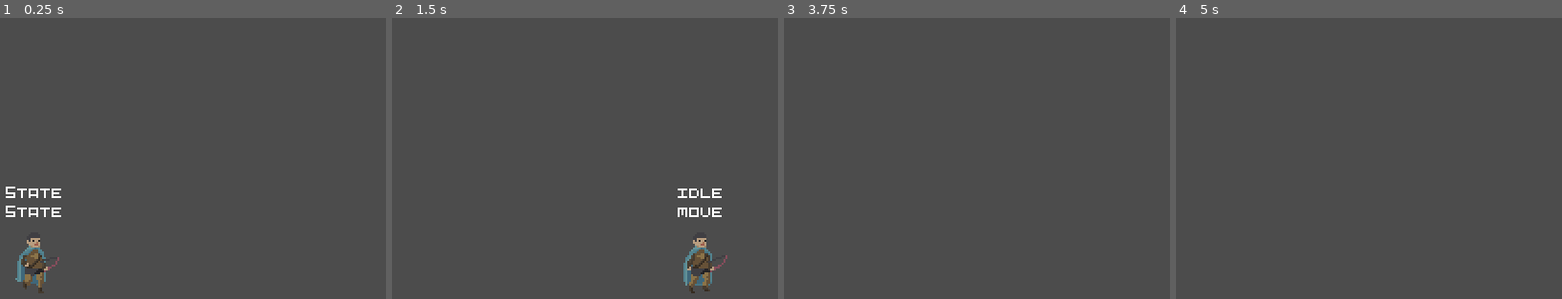
Above: before the commit, frames 1-4 (left to right).
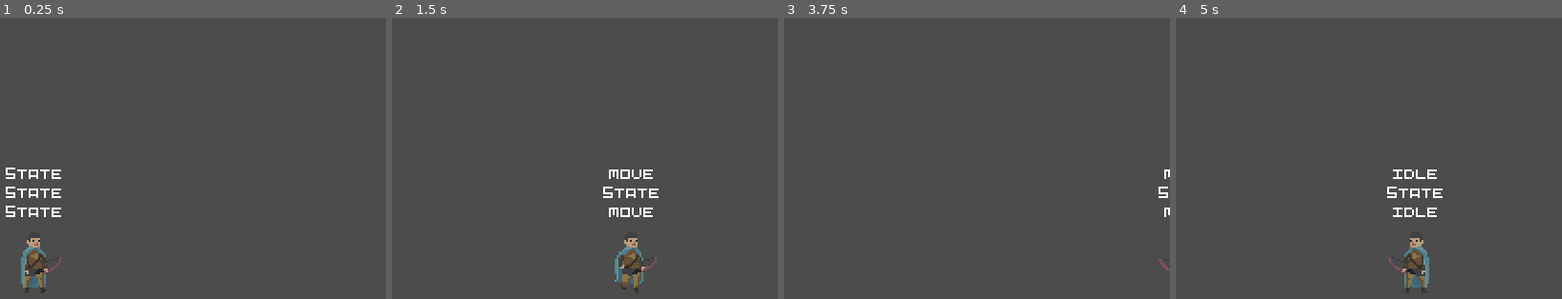
Above: after the commit, the same moments.

Repository: MTareqAzim/archer
Game: Godot game, scene res://Scenes/World/world.tscn
Same seed, same stepped clock (60 frames per second), same inputs: the game is played once before the commit and once after it.
Inputs (mouse positions are in pixels of both pictures, inside the frame that each line leads up to):
- Up to frame 1 (0.25 s): no input
- Up to frame 2 (1.5 s): tap Enter at 0.5 s; move the mouse to (565, 276) at 0.52 s; hold Right (ui_right) 0.53-1.25 s; tap J (shoot, bound only before the commit) at 0.6 s; click (565, 276) at 0.67 s; drag from (outside the picture) to (outside the picture) at 1.27 s
- Up to frame 3 (3.75 s): move the mouse to (865, 178) at 2.02 s; hold Right (ui_right) 2.03-2.75 s; tap J (shoot, bound only before the commit) at 2.1, 3.6 s; drag from (outside the picture) to (outside the picture) at 2.77 s; tap Space at 3.5 s; move the mouse to (outside the picture) at 3.52 s; hold Left (ui_left) from 3.53 s (still down)
- Up to frame 4 (5 s): release Left (ui_left) at 4.25 s; drag from (outside the picture) to (outside the picture) at 4.27 s

The runs differ from the first frame. In frame 1, 0.7% of the frame differs, in the area x 1-16%, y 53-98%; in frame 2, 3.0%, in the area x 54-87%, y 53-98%; in frame 3, 0.2%; in frame 4, 1.6%.

Commit message:
Shooting is functional.

Diff:
--- /dev/null
+++ b/Scenes/Arrow/arrow.gd
@@ -0,0 +1,18 @@
+extends KinematicBody2D
+
+export (int) var throw_velocity = 200
+export (int) var gravity = 1200
+
+var velocity = Vector2.ZERO
+
+func _ready() -> void:
+	pass
+
+func _physics_process(delta: float) -> void:
+	velocity.y += gravity * delta
+	var collision = move_and_collide(velocity * delta)
+	if collision != null:
+		queue_free()
+
+func shoot(direction: Vector2) -> void:
+	velocity = throw_velocity * direction
--- /dev/null
+++ b/Scenes/Arrow/arrow.tscn
@@ -0,0 +1,16 @@
+[gd_scene load_steps=3 format=2]
+
+[ext_resource path="res://Scenes/Arrow/arrow.gd" type="Script" id=1]
+
+[sub_resource type="RectangleShape2D" id=1]
+extents = Vector2( 10, 2 )
+
+[node name="Arrow" type="KinematicBody2D"]
+collision_layer = 0
+collision_mask = 2
+script = ExtResource( 1 )
+throw_velocity = 400
+gravity = 400
+
+[node name="CollisionShape2D" type="CollisionShape2D" parent="."]
+shape = SubResource( 1 )
--- a/Scenes/Player/States/Attack/shoot.tscn
+++ b/Scenes/Player/States/Attack/shoot.tscn
@@ -1,23 +1,43 @@
-[gd_scene load_steps=4 format=2]
+[gd_scene load_steps=7 format=2]
 
 [ext_resource path="res://Utils/State Machine/State/component_state.gd" type="Script" id=1]
-[ext_resource path="res://Utils/State Machine/State/State Components/Transitions/animation_finished_transition_state_component.gd" type="Script" id=2]
-[ext_resource path="res://Utils/State Machine/State/State Components/Node State Components/Exit/call_function_exit_state_component.gd" type="Script" id=3]
+[ext_resource path="res://Utils/State Machine/State/State Components/Node State Components/Exit/call_function_exit_state_component.gd" type="Script" id=2]
+[ext_resource path="res://Utils/State Machine/State/State Components/Node State Components/Enter/call_function_enter_state_component.gd" type="Script" id=3]
+[ext_resource path="res://Utils/Grouping Node/grouping_node.gd" type="Script" id=4]
+[ext_resource path="res://Utils/State Machine/State/State Components/Transitions/animation_finished_transition_state_component.gd" type="Script" id=5]
+[ext_resource path="res://Utils/State Machine/State/State Components/Node State Components/Update/Transitions/not_equals_transition_state_component.gd" type="Script" id=6]
 
 [node name="Shoot" type="Node"]
 script = ExtResource( 1 )
 state_name = "shoot"
 dependencies = {
+"bow": NodePath(""),
 "sprite": NodePath("")
 }
 
-[node name="Shoot Finished" type="Node" parent="."]
+[node name="Prev Animation" type="Node" parent="."]
 script = ExtResource( 2 )
+node_key = "sprite"
+FUNCTION_NAME = "play_previous_state"
+has_args = false
+
+[node name="Shoot" type="Node" parent="."]
+script = ExtResource( 3 )
+node_key = "bow"
+FUNCTION_NAME = "shoot_arrow"
+has_args = false
+
+[node name="Transition" type="Node" parent="."]
+script = ExtResource( 4 )
+
+[node name="Shoot Finished" type="Node" parent="Transition"]
+script = ExtResource( 5 )
 animation = "shoot"
 NEXT_STATE = "previous"
 
-[node name="Prev Animation" type="Node" parent="."]
-script = ExtResource( 3 )
+[node name="Not Shoot" type="Node" parent="Transition"]
+script = ExtResource( 6 )
 node_key = "sprite"
-FUNCTION_NAME = "play_previous_state"
-has_args = false
+FUNCTION_NAME = "get_animation"
+not_equals = [ "shoot" ]
+NEXT_STATE = "previous"
--- a/Scenes/Player/States/Movement/fall.tscn
+++ b/Scenes/Player/States/Movement/fall.tscn
@@ -22,7 +22,7 @@
 script = ExtResource( 2 )
 body_key = "body"
 input_handler_key = "input"
-max_speed = 300
+max_speed = 150
 
 [node name="LookDirectionStateComponent" type="Node" parent="."]
 script = ExtResource( 3 )
--- a/Scenes/Player/States/Movement/idle.tscn
+++ b/Scenes/Player/States/Movement/idle.tscn
@@ -20,7 +20,7 @@
 script = ExtResource( 2 )
 body_key = "body"
 input_handler_key = "input"
-max_speed = 200
+max_speed = 150
 
 [node name="Look Direction" type="Node" parent="."]
 script = ExtResource( 3 )
--- a/Scenes/Player/States/Movement/jump.tscn
+++ b/Scenes/Player/States/Movement/jump.tscn
@@ -22,7 +22,7 @@
 script = ExtResource( 2 )
 body_key = "body"
 input_handler_key = "input"
-max_speed = 300
+max_speed = 150
 
 [node name="Look Direction" type="Node" parent="."]
 script = ExtResource( 3 )
--- a/Scenes/Player/States/Movement/move.tscn
+++ b/Scenes/Player/States/Movement/move.tscn
@@ -20,7 +20,7 @@
 script = ExtResource( 2 )
 body_key = "body"
 input_handler_key = "input"
-max_speed = 200
+max_speed = 150
 
 [node name="Look Direction" type="Node" parent="."]
 script = ExtResource( 3 )
--- /dev/null
+++ b/Scenes/Player/bow.gd
@@ -0,0 +1,57 @@
+extends Position2D
+
+const arrow_packed_scene = preload("res://Scenes/Arrow/arrow.tscn")
+const OFFSET = 20
+const HIGH = -0.9
+const MID = -0.2
+const LOW = 0.4
+
+export (NodePath) var look_direction : NodePath
+export (NodePath) var player_input : NodePath
+
+onready var _look_direction : LookDirection = get_node(look_direction)
+onready var _player_input : PlayerInputHandler = get_node(player_input)
+
+var _arrow : KinematicBody2D = null
+
+func _ready() -> void:
+	pass
+
+
+func shoot_arrow() -> void:
+	_spawn_arrow()
+	_position_arrow()
+	_shoot()
+	_arrow = null
+
+
+func _spawn_arrow() -> void:
+	if _arrow == null:
+		_arrow = arrow_packed_scene.instance()
+		get_tree().current_scene.add_child(_arrow)
+
+
+func _position_arrow():
+	_arrow.global_transform = global_transform
+	_arrow.position.x += _look_direction.get_look_direction() * OFFSET
+
+
+func _shoot() -> void:
+	var direction : Vector2 = _get_shoot_direction()
+	_arrow.shoot(direction)
+
+
+func _get_shoot_direction() -> Vector2:
+	var direction := Vector2()
+	var look_dir : int = _look_direction.get_look_direction()
+
+	var aim : int = int(_player_input.is_action_pressed("high")) - int(_player_input.is_action_pressed("low"))
+
+	if aim == 1:
+		direction = Vector2(look_dir, HIGH).normalized()
+	elif aim == -1:
+		direction = Vector2(look_dir, LOW).normalized()
+	else:
+		direction = Vector2(look_dir, MID).normalized()
+
+	return direction
--- a/Scenes/Player/current_state.gd
+++ b/Scenes/Player/current_state.gd
@@ -10,3 +10,7 @@
 
 func _on_Attack_state_changed(current_state):
 	text = current_state.state_name
+
+
+func _on_AnimatedSprite_animation_changed(anim):
+	text = anim
--- a/Scenes/Player/player.tscn
+++ b/Scenes/Player/player.tscn
@@ -7,20 +7,22 @@
 [ext_resource path="res://Utils/Input Handler/player_input_handler.gd" type="Script" id=5]
 [ext_resource path="res://Utils/Input Handler/Action Map/action_map.gd" type="Script" id=6]
 [ext_resource path="res://Utils/Action Buffer/action_buffer.gd" type="Script" id=7]
-[ext_resource path="res://Utils/State Machine/state_machine.gd" type="Script" id=8]
-[ext_resource path="res://Scenes/Player/States/Movement/idle.tscn" type="PackedScene" id=9]
-[ext_resource path="res://Scenes/Player/States/Movement/move.tscn" type="PackedScene" id=10]
-[ext_resource path="res://Scenes/Player/States/Movement/jump.tscn" type="PackedScene" id=11]
-[ext_resource path="res://Scenes/Player/States/Movement/fall.tscn" type="PackedScene" id=12]
-[ext_resource path="res://Scenes/Player/States/Attack/idle.tscn" type="PackedScene" id=13]
-[ext_resource path="res://Scenes/Player/States/Attack/shoot.tscn" type="PackedScene" id=14]
-[ext_resource path="res://Scratchpad/PixelFont.tres" type="DynamicFont" id=15]
-[ext_resource path="res://Scenes/Player/current_state.gd" type="Script" id=16]
+[ext_resource path="res://Scenes/Player/bow.gd" type="Script" id=8]
+[ext_resource path="res://Utils/State Machine/state_machine.gd" type="Script" id=9]
+[ext_resource path="res://Scenes/Player/States/Movement/idle.tscn" type="PackedScene" id=10]
+[ext_resource path="res://Scenes/Player/States/Movement/move.tscn" type="PackedScene" id=11]
+[ext_resource path="res://Scenes/Player/States/Movement/jump.tscn" type="PackedScene" id=12]
+[ext_resource path="res://Scenes/Player/States/Movement/fall.tscn" type="PackedScene" id=13]
+[ext_resource path="res://Scenes/Player/States/Attack/idle.tscn" type="PackedScene" id=14]
+[ext_resource path="res://Scenes/Player/States/Attack/shoot.tscn" type="PackedScene" id=15]
+[ext_resource path="res://Scratchpad/PixelFont.tres" type="DynamicFont" id=16]
+[ext_resource path="res://Scenes/Player/current_state.gd" type="Script" id=17]
 
 [sub_resource type="RectangleShape2D" id=1]
 extents = Vector2( 7, 16 )
 
 [node name="Player" type="KinematicBody2D"]
+collision_mask = 2
 script = ExtResource( 1 )
 gravity = 980
 
@@ -31,7 +33,9 @@
 [node name="AnimatedSprite" type="AnimatedSprite" parent="."]
 position = Vector2( 0, -16 )
 frames = ExtResource( 2 )
-animation = "fall"
+animation = "idle"
+frame = 5
+playing = true
 script = ExtResource( 3 )
 state_machines = [ NodePath("../Movement"), NodePath("../Attack") ]
 
@@ -41,7 +45,7 @@
 [node name="Input" type="Node" parent="."]
 editor/display_folded = true
 script = ExtResource( 5 )
-state_machine = NodePath("../Movement")
+state_machines = [ NodePath("../Movement"), NodePath("../Attack") ]
 action_buffer = NodePath("../Action Buffer")
 
 [node name="Jump" type="Node" parent="Input"]
@@ -49,28 +53,49 @@
 action = "ui_up"
 mapped_action = "jump"
 
+[node name="Shoot" type="Node" parent="Input"]
+script = ExtResource( 6 )
+action = "ui_b"
+mapped_action = "shoot"
+
+[node name="High" type="Node" parent="Input"]
+script = ExtResource( 6 )
+action = "ui_y"
+mapped_action = "high"
+
+[node name="Low" type="Node" parent="Input"]
+script = ExtResource( 6 )
+action = "ui_a"
+mapped_action = "low"
+
 [node name="Action Buffer" type="Node" parent="."]
 script = ExtResource( 7 )
 
+[node name="Bow" type="Position2D" parent="."]
+position = Vector2( 0, -16 )
+script = ExtResource( 8 )
+look_direction = NodePath("../Look Direction")
+player_input = NodePath("../Input")
+
 [node name="Movement" type="Node" parent="."]
 editor/display_folded = true
-script = ExtResource( 8 )
+script = ExtResource( 9 )
 
-[node name="Idle" parent="Movement" instance=ExtResource( 9 )]
+[node name="Idle" parent="Movement" instance=ExtResource( 10 )]
 dependencies = {
 "body": NodePath("../.."),
 "input": NodePath("../../Input"),
 "look": NodePath("../../Look Direction")
 }
 
-[node name="Move" parent="Movement" instance=ExtResource( 10 )]
+[node name="Move" parent="Movement" instance=ExtResource( 11 )]
 dependencies = {
 "body": NodePath("../.."),
 "input": NodePath("../../Input"),
 "look": NodePath("../../Look Direction")
 }
 
-[node name="Jump" parent="Movement" instance=ExtResource( 11 )]
+[node name="Jump" parent="Movement" instance=ExtResource( 12 )]
 push_down = true
 overwrite = true
 dependencies = {
@@ -87,14 +112,15 @@
 }
 
 [node name="Attack" type="Node" parent="."]
-script = ExtResource( 8 )
+script = ExtResource( 9 )
 
-[node name="Idle" parent="Attack" instance=ExtResource( 13 )]
+[node name="Idle" parent="Attack" instance=ExtResource( 14 )]
 
-[node name="Shoot" parent="Attack" instance=ExtResource( 14 )]
+[node name="Shoot" parent="Attack" instance=ExtResource( 15 )]
 push_down = true
 overwrite = true
 dependencies = {
+"bow": NodePath("../../Bow"),
 "sprite": NodePath("../../AnimatedSprite")
 }
 
@@ -103,22 +129,34 @@
 margin_top = -50.0
 margin_right = 16.0
 margin_bottom = -36.0
-custom_fonts/font = ExtResource( 15 )
+custom_fonts/font = ExtResource( 16 )
 text = "State"
 align = 1
 valign = 1
-script = ExtResource( 16 )
+script = ExtResource( 17 )
 
 [node name="Attack State" type="Label" parent="."]
 margin_left = -16.0
 margin_top = -60.0
 margin_right = 16.0
 margin_bottom = -46.0
-custom_fonts/font = ExtResource( 15 )
+custom_fonts/font = ExtResource( 16 )
 text = "State"
 align = 1
 valign = 1
-script = ExtResource( 16 )
+script = ExtResource( 17 )
+
+[node name="Animation State" type="Label" parent="."]
+margin_left = -16.0
+margin_top = -70.0
+margin_right = 16.0
+margin_bottom = -56.0
+custom_fonts/font = ExtResource( 16 )
+text = "State"
+align = 1
+valign = 1
+script = ExtResource( 17 )
+[connection signal="animation_changed" from="AnimatedSprite" to="Animation State" method="_on_AnimatedSprite_animation_changed"]
 [connection signal="animation_finished" from="AnimatedSprite" to="AnimatedSprite" method="_on_AnimatedSprite_animation_finished"]
 [connection signal="direction_changed" from="Look Direction" to="AnimatedSprite" method="_on_Look_Direction_direction_changed"]
 [connection signal="state_changed" from="Movement" to="AnimatedSprite" method="_on_Movement_state_changed"]
--- a/Scenes/Player/player_animation.gd
+++ b/Scenes/Player/player_animation.gd
@@ -1,4 +1,6 @@
 extends AnimatedSprite
+
+signal animation_changed(anim)
 
 const RIGHT : int = 1
 const LEFT : int = -1
@@ -14,6 +16,11 @@
 func _ready() -> void:
 	for node_path in state_machines:
 		_state_machines.append(get_node(node_path))
+
+
+func play(anim: String = "default", backwards: bool = false) -> void:
+	emit_signal("animation_changed", anim)
+	.play(anim, backwards)
 
 
 func play_previous_state() -> void:
@@ -40,14 +47,14 @@
 
 func _on_Movement_state_changed(current_state: State) -> void:
 	state_name = current_state.state_name
-	call_deferred("_play_proper_animation")
+	_play_proper_animation()
 
 
 func _on_Attack_state_changed(current_state):
 	if current_state.state_name != "idle":
 		state_name = current_state.state_name
 
-	call_deferred("_play_proper_animation")
+	_play_proper_animation()
 
 
 func _on_AnimatedSprite_animation_finished():
--- a/Scenes/World/world.tscn
+++ b/Scenes/World/world.tscn
@@ -12,6 +12,8 @@
 
 [node name="StaticBody2D" type="StaticBody2D" parent="."]
 position = Vector2( 192.043, 154.333 )
+collision_layer = 2
+collision_mask = 0
 __meta__ = {
 "_edit_group_": true
 }
--- a/Utils/Input Handler/player_input_handler.gd
+++ b/Utils/Input Handler/player_input_handler.gd
@@ -1,16 +1,19 @@
 extends InputHandler
 class_name PlayerInputHandler, "input.png"
 
-onready var _state_machine : StateMachine = get_node(state_machine)
 onready var _action_buffer : ActionBuffer = get_node(action_buffer)
 
-export (NodePath) var state_machine
+export (Array, NodePath) var state_machines
 export (NodePath) var action_buffer
 
 var _map : Array = []
+var _state_machines : Array = []
 
 
 func _ready():
+	for node_path in state_machines:
+		_state_machines.append(get_node(node_path))
+
 	repopulate_map()
 
 
@@ -25,7 +28,8 @@
 		var mapped_event = action_map.map(event)
 		if mapped_event:
 			_register_event(mapped_event)
-			_state_machine.handle_input(mapped_event)
+			for state_machine in _state_machines:
+				state_machine.handle_input(mapped_event)
 			get_tree().set_input_as_handled()
 
 
--- a/project.godot
+++ b/project.godot
@@ -322,8 +322,26 @@
 }
 shoot={
 "deadzone": 0.5,
+"events": [  ]
+}
+ui_b={
+"deadzone": 0.5,
+"events": [ Object(InputEventKey,"resource_local_to_scene":false,"resource_name":"","device":0,"alt":false,"shift":false,"control":false,"meta":false,"command":false,"pressed":false,"scancode":76,"unicode":0,"echo":false,"script":null)
+ ]
+}
+ui_x={
+"deadzone": 0.5,
 "events": [ Object(InputEventKey,"resource_local_to_scene":false,"resource_name":"","device":0,"alt":false,"shift":false,"control":false,"meta":false,"command":false,"pressed":false,"scancode":74,"unicode":0,"echo":false,"script":null)
-, Object(InputEventKey,"resource_local_to_scene":false,"resource_name":"","device":0,"alt":false,"shift":false,"control":false,"meta":false,"command":false,"pressed":false,"scancode":76,"unicode":0,"echo":false,"script":null)
+ ]
+}
+ui_y={
+"deadzone": 0.5,
+"events": [ Object(InputEventKey,"resource_local_to_scene":false,"resource_name":"","device":0,"alt":false,"shift":false,"control":false,"meta":false,"command":false,"pressed":false,"scancode":73,"unicode":0,"echo":false,"script":null)
+ ]
+}
+ui_a={
+"deadzone": 0.5,
+"events": [ Object(InputEventKey,"resource_local_to_scene":false,"resource_name":"","device":0,"alt":false,"shift":false,"control":false,"meta":false,"command":false,"pressed":false,"scancode":75,"unicode":0,"echo":false,"script":null)
  ]
 }
 
Not shown: 2 places in Scenes/Player/player.tscn that only renumber resources
